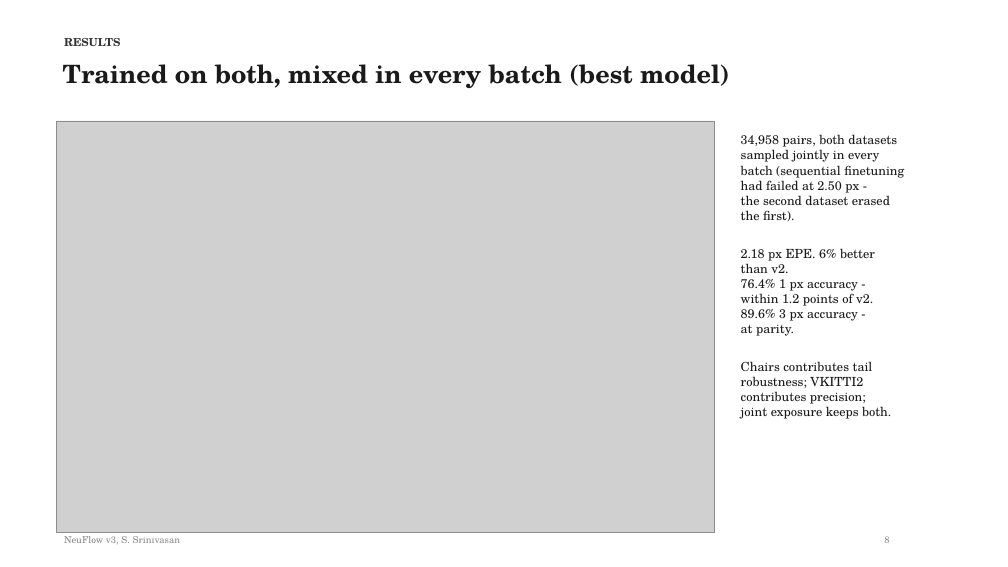
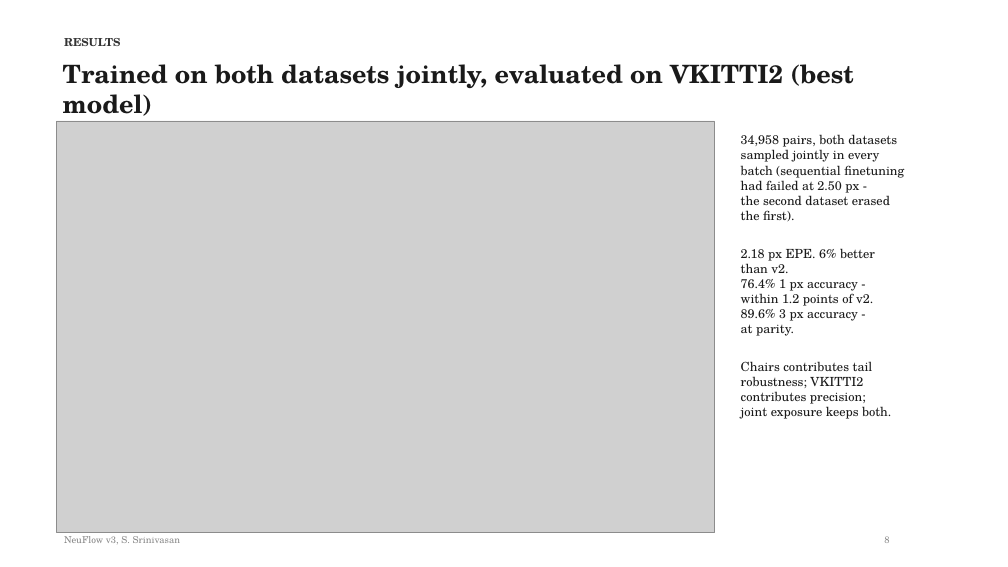
Before and after one commit to shrirag10/Neuflowv3, a slide deck: slide 8 of docs/NeuFlow_v3_status.pptx. Drawn at 1008x567 pixels with LibreOffice and Linux fonts; fonts in the diff are those of the drawing; grey boxes stand for pictures. Boxes give left, top, right and bottom in pixels: in the first picture for what was removed or moved away, otherwise in the second. Text is boxed around its words. In the diff, an @@ line names an element or a change of style, - is before the commit and + after.

Commit message:
Clarify train vs eval domains on chairs and mixed slides (images are VKITTI2 eval, not training data)

```diff
--- a/docs/NeuFlow_v3_status.pptx
+++ b/docs/NeuFlow_v3_status.pptx
@@ text at [63,64,854,122]: text changed @@
-Trained on both, mixed in every batch (best model)
+Trained on both datasets jointly, evaluated on VKITTI2 (best model)
```
Also in this commit, not shown: 1 other slide changed, 3 other files.
